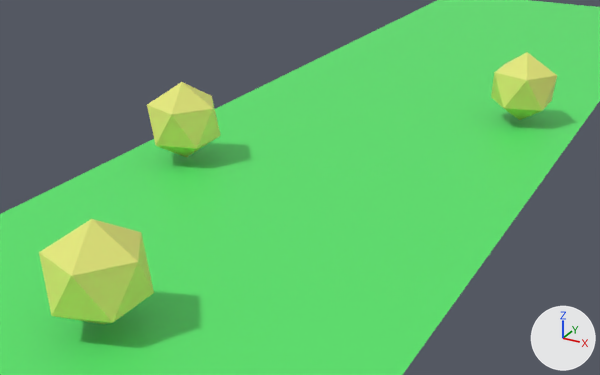
Before and after pictures for a commit that changed the glTF model 3dRun2/stage/stage4.glb.
Both versions are drawn from a 50 mm camera at (17.5, -32.0, 15.8) aimed at (0.4, -0.8, 0.2). The lights are fixed; the arrows at lower right show +X, +Y and +Z. Both versions are drawn at frame 136 of the action 'obstacleアクション'; the numbers are the values there.

In view in the first picture: 'ground', 'move1', 'move2', 'move3'.
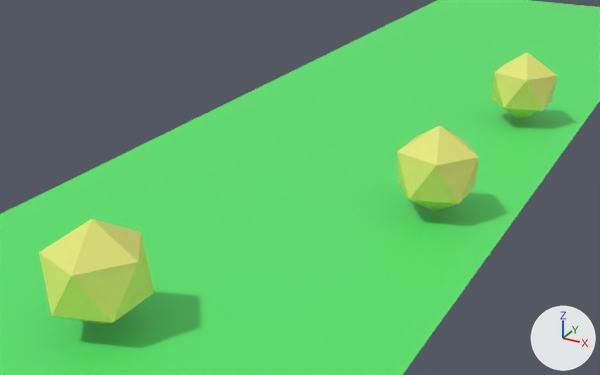
What differs and where, as boxes [x1, y1, x2, y2] in the pictures (600 x 375 px):
'move1', moved: before [147, 82, 221, 157]; after [397, 126, 479, 211]

The change, as a list of edits to the scene's bpy script:
```text
Change ob_move1:
    ob_move1.location: (-6.67, 0.0, 2.1) -> (6.7, 0.0, 2.1)
```
